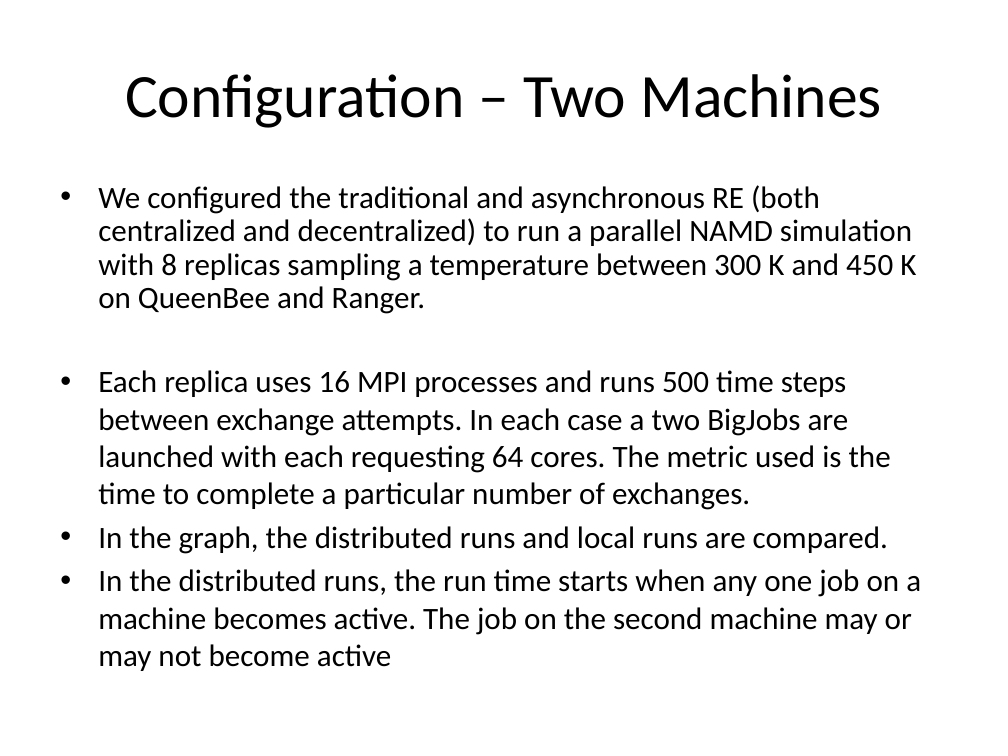
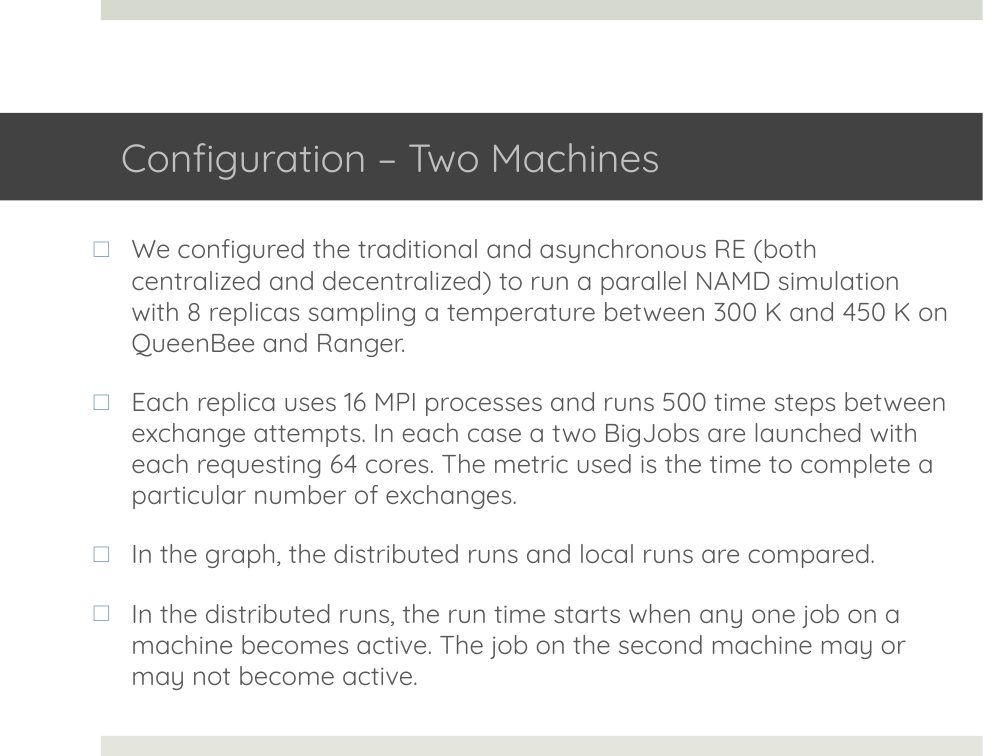
Before and after one commit to saga-project/saga-cpp-legacy-projects, a slide deck: slide 19 of papers/async-re/data/RE.pptx (slide 20 before the commit). Drawn at 1008x756 pixels with LibreOffice and Linux fonts; fonts in the diff are those of the drawing; background and template pictures are left out. Boxes give left, top, right and bottom in pixels: in the first picture for what was removed or moved away, otherwise in the second. Text is boxed around its words. In the diff, an @@ line names an element or a change of style, - is before the commit and + after.

```diff
--- a/papers/async-re/data/RE.pptx
+++ b/papers/async-re/data/RE.pptx
@@ rectangle added at <box>101,0,983,20</box>, fill #D6D9CD @@
@@ title "Configuration – Two Machines": place and size @@
-title "Configuration – Two Machines" at <box>125,74,882,128</box>
+title "Configuration – Two Machines" at <box>0,113,983,201</box>
@@ title "Configuration – Two Machines" at <box>0,113,983,201</box>: size 44 to 28 pt, font Calibri to Quicksand, text colour #000000 to #BFBFBF; alignment centre to left; fill none to #424242 @@
@@ text "We configured the traditional and ...": place and size @@
-text "We configured the traditional and ..." at <box>98,185,921,671</box>
+text "We configured the traditional and ..." at <box>131,239,948,690</box>
@@ text at <box>131,239,948,568</box>: size 22.2 to 18.5 pt, font Calibri to Quicksand, text colour #000000 to #595959 in "We configured the traditional and asynchronous RE ...", "Each replica uses 16 MPI processes and ...", "In the graph, the distributed runs and ..."; bullet • to □; line spacing 0.9 to 1; more space between paragraphs @@
@@ text at <box>131,604,906,690</box>: text changed; size 22.2 to 18.5 pt; font Calibri to Quicksand; text colour #000000 to #595959 @@
-• In the distributed runs, the run time starts when any one job on a machine becomes active. The job on the second machine may or may not become active
+□ In the distributed runs, the run time starts when any one job on a machine becomes active. The job on the second machine may or may not become active.
@@ rectangle added at <box>101,736,983,756</box>, fill #E4E6DE @@
```
Also in this commit, not shown: 20 other slides changed, 2 slides added, 3 slides removed.
